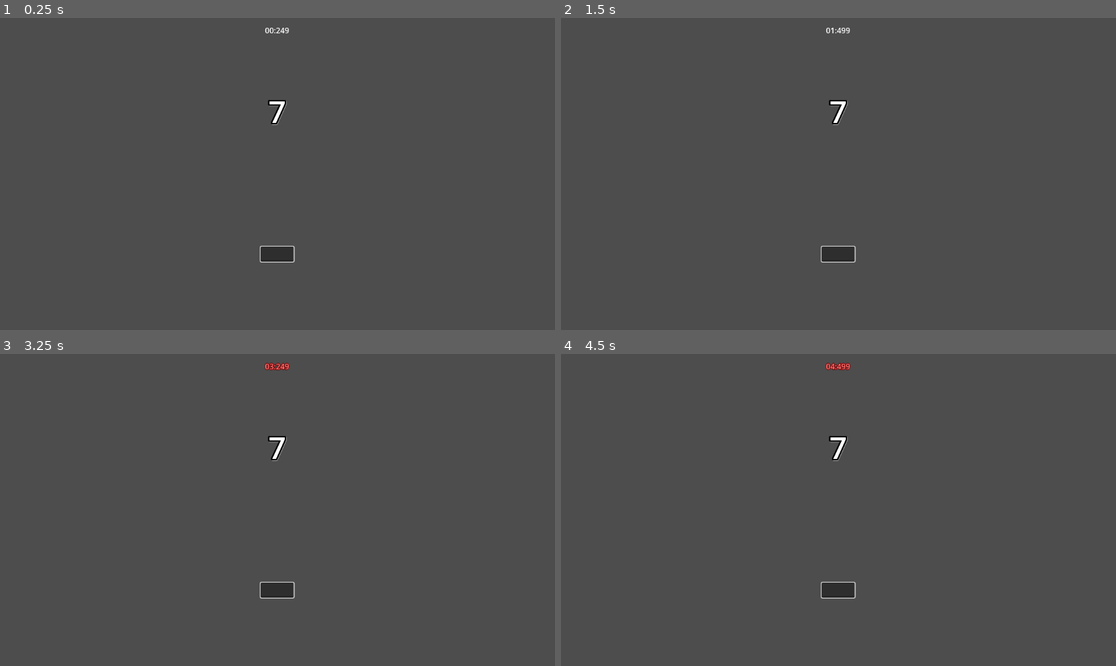
Above: before the commit, frames 1-4 (two rows, left to right).
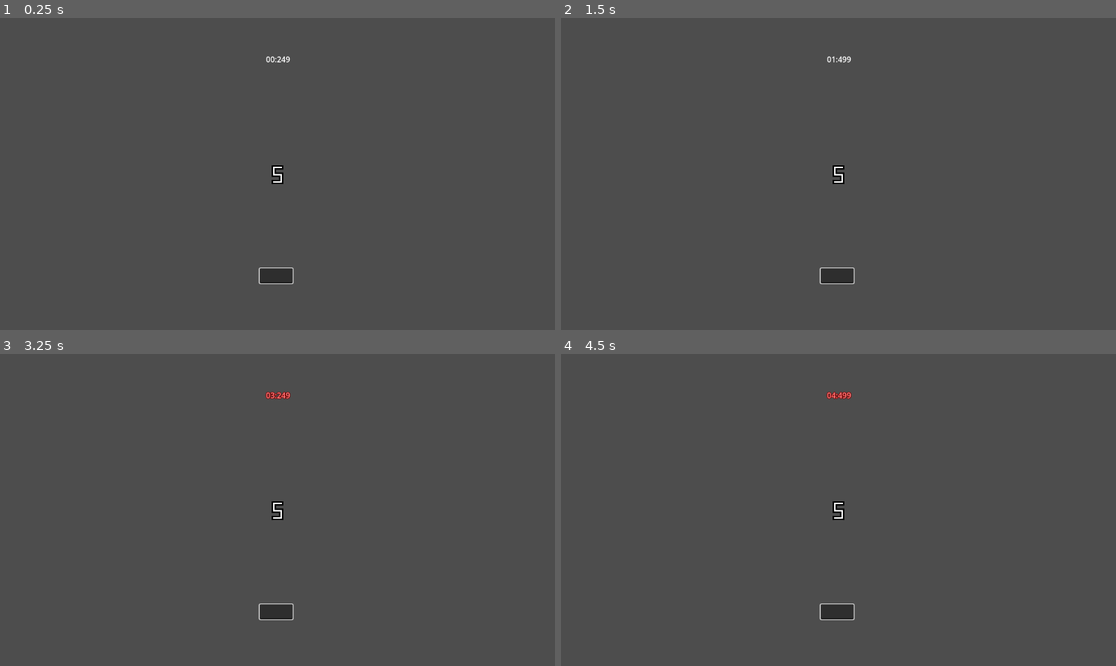
Above: after the commit, the same moments.

Repository: Clothwest/music-theory-learner
Game: Godot game, scene res://solfege/solfege.tscn
Two runs of this game, one before a commit and one after it. Both use one fixed random seed, a clock stepped at 60 frames per second and the inputs below.
Inputs:
- Up to frame 1 (0.25 s): no input
- Up to frame 2 (1.5 s): no input
- Up to frame 3 (3.25 s): no input
- Up to frame 4 (4.5 s): no input

The runs differ from the first frame. In frame 1, 1.0% of the frame differs, in the area x 46-54%, y 3-86%; in frame 2, 1.0%; in frame 3, 1.1%, in the area x 46-54%, y 2-86%; in frame 4, 1.1%.

Commit message:
use Node2D instead of Control, and design normal mode and hard mode

Diff:
--- a/project.godot
+++ b/project.godot
@@ -14,3 +14,7 @@
 run/main_scene="uid://c36la3itmohj6"
 config/features=PackedStringArray("4.4", "Forward Plus")
 config/icon="res://icon.svg"
+
+[rendering]
+
+textures/canvas_textures/default_texture_filter=0
--- /dev/null
+++ b/solfege/boundary/boundary.gd
@@ -0,0 +1,10 @@
+class_name Boundary extends Area2D
+
+signal number_body_crossed(number: NumberBody)
+
+func _ready() -> void:
+	body_entered.connect(_on_boundary_body_entered)
+
+func _on_boundary_body_entered(body: Node2D) -> void:
+	if body is NumberBody:
+		number_body_crossed.emit(body)
--- /dev/null
+++ b/solfege/boundary/boundary.tscn
@@ -0,0 +1,6 @@
+[gd_scene load_steps=2 format=3 uid="uid://y8ijc4yrcmnk"]
+
+[ext_resource type="Script" uid="uid://dv54ffy61c1fp" path="res://solfege/boundary/boundary.gd" id="1_0uiy5"]
+
+[node name="Boundary" type="Area2D"]
+script = ExtResource("1_0uiy5")
--- /dev/null
+++ b/solfege/number_body/number_body.gd
@@ -0,0 +1,30 @@
+class_name NumberBody extends CharacterBody2D
+
+signal spawned(number_body: NumberBody)
+
+@export var animated_sprite: AnimatedSprite2D
+
+var number: int
+var _velocity: Vector2 = Vector2.ZERO
+
+func _ready() -> void:
+	spawned.emit(self)
+
+func spawn(num: int, global_pos: Vector2, initial_vel: Vector2 = Vector2.ZERO) -> void:
+	number = num
+	if number == 0:
+		return
+	animated_sprite.frame = number - 1
+	global_position = global_pos
+	_velocity = initial_vel
+
+func _physics_process(delta: float) -> void:
+	velocity = _velocity
+	move_and_slide()
+	_velocity = velocity
+
+func die() -> void:
+	var parent: Node = get_parent()
+	if parent != null:
+		parent.remove_child(self)
+	queue_free()
--- /dev/null
+++ b/solfege/number_body/number_body.tscn
@@ -0,0 +1,76 @@
+[gd_scene load_steps=12 format=3 uid="uid://cq8yhkho4j6mf"]
+
+[ext_resource type="Script" uid="uid://dce65fku5ns7y" path="res://solfege/number_body/number_body.gd" id="1_o25ba"]
+[ext_resource type="Texture2D" uid="uid://btjpn7dvw7twg" path="res://assets/music_theory_learner.png" id="2_lw43k"]
+
+[sub_resource type="RectangleShape2D" id="RectangleShape2D_iibnv"]
+size = Vector2(10, 14)
+
+[sub_resource type="AtlasTexture" id="AtlasTexture_alwo4"]
+atlas = ExtResource("2_lw43k")
+region = Rect2(4, 4, 16, 16)
+
+[sub_resource type="AtlasTexture" id="AtlasTexture_0b3cc"]
+atlas = ExtResource("2_lw43k")
+region = Rect2(4, 24, 16, 16)
+
+[sub_resource type="AtlasTexture" id="AtlasTexture_40svf"]
+atlas = ExtResource("2_lw43k")
+region = Rect2(4, 44, 16, 16)
+
+[sub_resource type="AtlasTexture" id="AtlasTexture_jojie"]
+atlas = ExtResource("2_lw43k")
+region = Rect2(4, 64, 16, 16)
+
+[sub_resource type="AtlasTexture" id="AtlasTexture_6da8m"]
+atlas = ExtResource("2_lw43k")
+region = Rect2(4, 84, 16, 16)
+
+[sub_resource type="AtlasTexture" id="AtlasTexture_hj61n"]
+atlas = ExtResource("2_lw43k")
+region = Rect2(4, 104, 16, 16)
+
+[sub_resource type="AtlasTexture" id="AtlasTexture_g41vv"]
+atlas = ExtResource("2_lw43k")
+region = Rect2(4, 124, 16, 16)
+
+[sub_resource type="SpriteFrames" id="SpriteFrames_iibnv"]
+animations = [{
+"frames": [{
+"duration": 1.0,
+"texture": SubResource("AtlasTexture_alwo4")
+}, {
+"duration": 1.0,
+"texture": SubResource("AtlasTexture_0b3cc")
+}, {
+"duration": 1.0,
+"texture": SubResource("AtlasTexture_40svf")
+}, {
+"duration": 1.0,
+"texture": SubResource("AtlasTexture_jojie")
+}, {
+"duration": 1.0,
+"texture": SubResource("AtlasTexture_6da8m")
+}, {
+"duration": 1.0,
+"texture": SubResource("AtlasTexture_hj61n")
+}, {
+"duration": 1.0,
+"texture": SubResource("AtlasTexture_g41vv")
+}],
+"loop": false,
+"name": &"default",
+"speed": 0.0
+}]
+
+[node name="NumberBody" type="CharacterBody2D" node_paths=PackedStringArray("animated_sprite")]
+scale = Vector2(3, 3)
+script = ExtResource("1_o25ba")
+animated_sprite = NodePath("AnimatedSprite2D")
+
+[node name="CollisionShape2D" type="CollisionShape2D" parent="."]
+visible = false
+shape = SubResource("RectangleShape2D_iibnv")
+
+[node name="AnimatedSprite2D" type="AnimatedSprite2D" parent="."]
+sprite_frames = SubResource("SpriteFrames_iibnv")
--- /dev/null
+++ b/solfege/number_body_spawner/number_body_spawner.gd
@@ -0,0 +1,65 @@
+class_name NumberBodySpawner extends Node
+
+const NUMBER_BODY: PackedScene = preload("res://solfege/number_body/number_body.tscn")
+
+var viewport_center_position: Vector2
+#
+var numbers: Array[int] = [1, 2, 3, 4 ,5, 6, 7]
+var positions: Array[Vector2] = []
+var velocities: Array[Vector2] = [Vector2(0.0, 100.0), Vector2(0.0, 125.0), Vector2(0.0, 150.0)]
+#
+var current_mode: Solfege.Mode = Solfege.Mode.NORMAL
+#
+var killable_number_bodies: Array[NumberBody] = []
+var killable_numbers: Array[int] = []
+
+func _ready() -> void:
+	viewport_center_position = get_viewport().get_visible_rect().size / 2
+	#
+	positions.push_back(get_viewport().get_visible_rect().size / 4)
+	positions.push_back(Vector2(get_viewport().get_visible_rect().size.x / 2, get_viewport().get_visible_rect().size.y / 4))
+	positions.push_back(Vector2(get_viewport().get_visible_rect().size.x / 4 * 3, get_viewport().get_visible_rect().size.y / 4))
+
+func init(initial_mode: Solfege.Mode) -> void:
+	current_mode = initial_mode
+
+func spawn() -> void:
+	match current_mode:
+		Solfege.Mode.NORMAL:
+			spawn_normal()
+		Solfege.Mode.HARD:
+			for n in 3 - killable_number_bodies.size():
+				await get_tree().create_timer(0.5).timeout
+				spawn_hard()
+		_:
+			return
+
+func spawn_normal() -> void:
+	var number_body = NUMBER_BODY.instantiate()
+	number_body.spawned.connect(_on_number_body_spawned)
+	var number = numbers.pick_random()
+	number_body.spawn(number, viewport_center_position)
+	add_child(number_body)
+
+func spawn_hard() -> void:
+	var number_body = NUMBER_BODY.instantiate()
+	number_body.spawned.connect(_on_number_body_spawned)
+	var num = numbers.pick_random()
+	var pos = positions.pick_random()
+	var vel = velocities.pick_random()
+	number_body.spawn(num, pos, vel)
+	add_child(number_body)
+
+func kill(number: int) -> int:
+	var index: int = killable_numbers.find(number)
+	if index < 0:
+		return 1
+	var number_body: NumberBody = killable_number_bodies[index]
+	killable_number_bodies.remove_at(index)
+	killable_numbers.remove_at(index)
+	number_body.die()
+	return 0
+
+func _on_number_body_spawned(number_body: NumberBody) -> void:
+	killable_number_bodies.push_back(number_body)
+	killable_numbers.push_back(number_body.number)
--- /dev/null
+++ b/solfege/number_body_spawner/number_body_spawner.tscn
@@ -0,0 +1,6 @@
+[gd_scene load_steps=2 format=3 uid="uid://bcndpbhou0qn"]
+
+[ext_resource type="Script" uid="uid://ce4s1o6xbr8ql" path="res://solfege/number_body_spawner/number_body_spawner.gd" id="1_yw1cg"]
+
+[node name="NumberBodySpawner" type="Node"]
+script = ExtResource("1_yw1cg")
--- a/solfege/number_label.gd
+++ /dev/null
@@ -1,20 +0,0 @@
-class_name NumberLabel extends Label
-
-var numbers: Array[int] = [1, 2, 3, 4, 5, 6, 7]
-var number: int = 0
-var number_history: Array[int]
-var history_length: int = 2
-
-func init() -> void:
-	reset()
-
-func reset() -> void:
-	randomize_number_by_history()
-	text = str(number)
-
-func randomize_number_by_history() -> void:
-	var new_numbers: Array[int] = numbers.filter(func(n): return not number_history.has(n))
-	number = new_numbers.pick_random()
-	number_history.push_back(number)
-	if number_history.size() > history_length:
-		number_history.pop_front()
--- a/solfege/solfege.gd
+++ b/solfege/solfege.gd
@@ -1,28 +1,61 @@
-class_name Solfege extends Control
+class_name Solfege extends Node2D
 
-@onready var timer_label: TimerLabel = %Timer
-@onready var number_label: NumberLabel = %Number
-@onready var solfege_line_edit: SolfegeLineEdit = %Solfege
+@onready var number_body_spawner: NumberBodySpawner = $NumberBodySpawner
+@onready var timer_label: TimerLabel = $Timer
+@onready var solfege_line_edit: SolfegeLineEdit = $Solfege
+
+enum Mode { NORMAL, HARD }
+
+@export var initial_mode: Mode = Mode.NORMAL
+var current_mode: Mode = Mode.NORMAL:
+	set(c):
+		current_mode = c
+		number_body_spawner.current_mode = current_mode
+@export var threshold: int = 10
+#
+var completed_count: int = 0
 
 func _ready() -> void:
 	# signal
 	solfege_line_edit.number_found.connect(_on_solfege_line_edit_number_found)
 	#
-	number_label.init()
+	change_mode_to(initial_mode)
+	#
+	number_body_spawner.init(initial_mode)
 	timer_label.init()
 	solfege_line_edit.init()
+	#
 	call_deferred("on_ready")
+	#
+	number_body_spawner.spawn()
 
 func on_ready() -> void:
 	solfege_line_edit.grab_focus()
 
+func change_mode_to(mode: Mode) -> void:
+	current_mode = mode
+
+func to_next_mode() -> void:
+	current_mode += 1
+
 func reset() -> void:
-	number_label.reset()
 	timer_label.reset()
 	solfege_line_edit.reset()
 
 func _on_solfege_line_edit_number_found(number: int) -> void:
-	if number == number_label.number:
-		timer_label.timer_ticked = false
-		await get_tree().create_timer(0.5).timeout
-		reset()
+	var status_code: int = number_body_spawner.kill(number)
+	if status_code != 0:
+		solfege_line_edit.reset()
+		return
+	completed_count += 1
+	await get_tree().create_timer(0.5).timeout
+	solfege_line_edit.reset()
+	change_mode_to(Mode.HARD if completed_count >= threshold else Mode.NORMAL)
+	match current_mode:
+		Mode.NORMAL:
+			timer_label.reset()
+			number_body_spawner.spawn()
+		Mode.HARD:
+			timer_label.visible = false
+			if number_body_spawner.killable_number_bodies.size() < 3:
+				number_body_spawner.spawn()
--- a/solfege/solfege.tscn
+++ b/solfege/solfege.tscn
@@ -1,80 +1,36 @@
-[gd_scene load_steps=7 format=3 uid="uid://c36la3itmohj6"]
+[gd_scene load_steps=6 format=3 uid="uid://c36la3itmohj6"]
 
 [ext_resource type="Script" uid="uid://bjxskskeanx57" path="res://solfege/solfege.gd" id="1_1vtob"]
+[ext_resource type="PackedScene" uid="uid://bcndpbhou0qn" path="res://solfege/number_body_spawner/number_body_spawner.tscn" id="2_ix60j"]
 [ext_resource type="Script" uid="uid://6iikrjlf4rj0" path="res://solfege/solfege_line_edit.gd" id="2_monw2"]
 [ext_resource type="Script" uid="uid://7rd6m2m86no" path="res://solfege/timer_label.gd" id="2_nkerw"]
-[ext_resource type="Script" uid="uid://btrbo3ilyqmeu" path="res://solfege/number_label.gd" id="3_ix60j"]
 
 [sub_resource type="LabelSettings" id="LabelSettings_1vtob"]
 outline_color = Color(0.5, 0, 0, 1)
 
-[sub_resource type="LabelSettings" id="LabelSettings_6u0k7"]
-font_size = 64
-outline_size = 12
-outline_color = Color(0, 0, 0, 1)
-shadow_size = 12
-shadow_color = Color(0.62, 0.62, 0.62, 1)
+[node name="Solfege" type="Node2D"]
+script = ExtResource("1_1vtob")
+threshold = 1
 
-[node name="Solfege" type="Control"]
-layout_mode = 3
-anchors_preset = 15
-anchor_right = 1.0
-anchor_bottom = 1.0
-grow_horizontal = 2
-grow_vertical = 2
-script = ExtResource("1_1vtob")
+[node name="NumberBodySpawner" parent="." instance=ExtResource("2_ix60j")]
 
-[node name="MarginContainer" type="MarginContainer" parent="."]
-layout_mode = 1
-anchors_preset = 15
-anchor_right = 1.0
-anchor_bottom = 1.0
-grow_horizontal = 2
-grow_vertical = 2
-theme_override_constants/margin_left = 10
-theme_override_constants/margin_top = 10
-theme_override_constants/margin_right = 10
-theme_override_constants/margin_bottom = 10
-
-[node name="VBoxContainer" type="VBoxContainer" parent="MarginContainer"]
-layout_mode = 2
-alignment = 1
-
-[node name="Timer" type="CenterContainer" parent="MarginContainer/VBoxContainer"]
-custom_minimum_size = Vector2(0, 32)
-layout_mode = 2
-
-[node name="Timer" type="Label" parent="MarginContainer/VBoxContainer/Timer"]
-unique_name_in_owner = true
+[node name="Timer" type="Label" parent="."]
 custom_minimum_size = Vector2(100, 32)
-layout_mode = 2
+offset_left = 528.0
+offset_top = 70.0
+offset_right = 628.0
+offset_bottom = 102.0
 text = "00:000"
 label_settings = SubResource("LabelSettings_1vtob")
 horizontal_alignment = 1
 vertical_alignment = 1
 script = ExtResource("2_nkerw")
 
-[node name="Number" type="CenterContainer" parent="MarginContainer/VBoxContainer"]
-layout_mode = 2
-size_flags_vertical = 3
-
-[node name="Number" type="Label" parent="MarginContainer/VBoxContainer/Number"]
-unique_name_in_owner = true
-custom_minimum_size = Vector2(100, 100)
-layout_mode = 2
-text = "4"
-label_settings = SubResource("LabelSettings_6u0k7")
-horizontal_alignment = 1
-vertical_alignment = 1
-script = ExtResource("3_ix60j")
-
-[node name="Solfege" type="CenterContainer" parent="MarginContainer/VBoxContainer"]
-layout_mode = 2
-size_flags_vertical = 3
-
-[node name="Solfege" type="LineEdit" parent="MarginContainer/VBoxContainer/Solfege"]
-unique_name_in_owner = true
-layout_mode = 2
+[node name="Solfege" type="LineEdit" parent="."]
+offset_left = 539.0
+offset_top = 520.0
+offset_right = 607.563
+offset_bottom = 551.0
 theme_override_colors/selection_color = Color(0, 0, 0, 0)
 theme_override_colors/caret_color = Color(0, 0, 0, 0)
 alignment = 1
--- a/solfege/solfege_line_edit.gd
+++ b/solfege/solfege_line_edit.gd
@@ -9,6 +9,7 @@
 	text_changed.connect(_on_text_changed)
 	#
 	mouse_default_cursor_shape = Control.CURSOR_ARROW
+	pivot_offset = size / 2
 
 func init() -> void:
 	reset()
@@ -17,6 +18,9 @@
 	text = ""
 
 func _on_text_changed(new_text: String) -> void:
+	if new_text.length() > 3:
+		reset()
+		return
 	var number = solfeges.find_key(new_text)
 	if number != null:
 		number = int(number)
--- a/solfege/timer_label.gd
+++ b/solfege/timer_label.gd
@@ -9,7 +9,7 @@
 var hour: int = 0
 
 func _ready() -> void:
-	pass
+	pivot_offset = size / 2
 
 func init() -> void:
 	reset()
Binary file added: assets/music_theory_learner.png
Not shown, added: assets/music_theory_learner.png.import
Not shown, added: solfege/boundary/boundary.gd.uid
Not shown, added: solfege/number_body/number_body.gd.uid
Not shown, added: solfege/number_body_spawner/number_body_spawner.gd.uid
Not shown, removed: solfege/number_label.gd.uid
